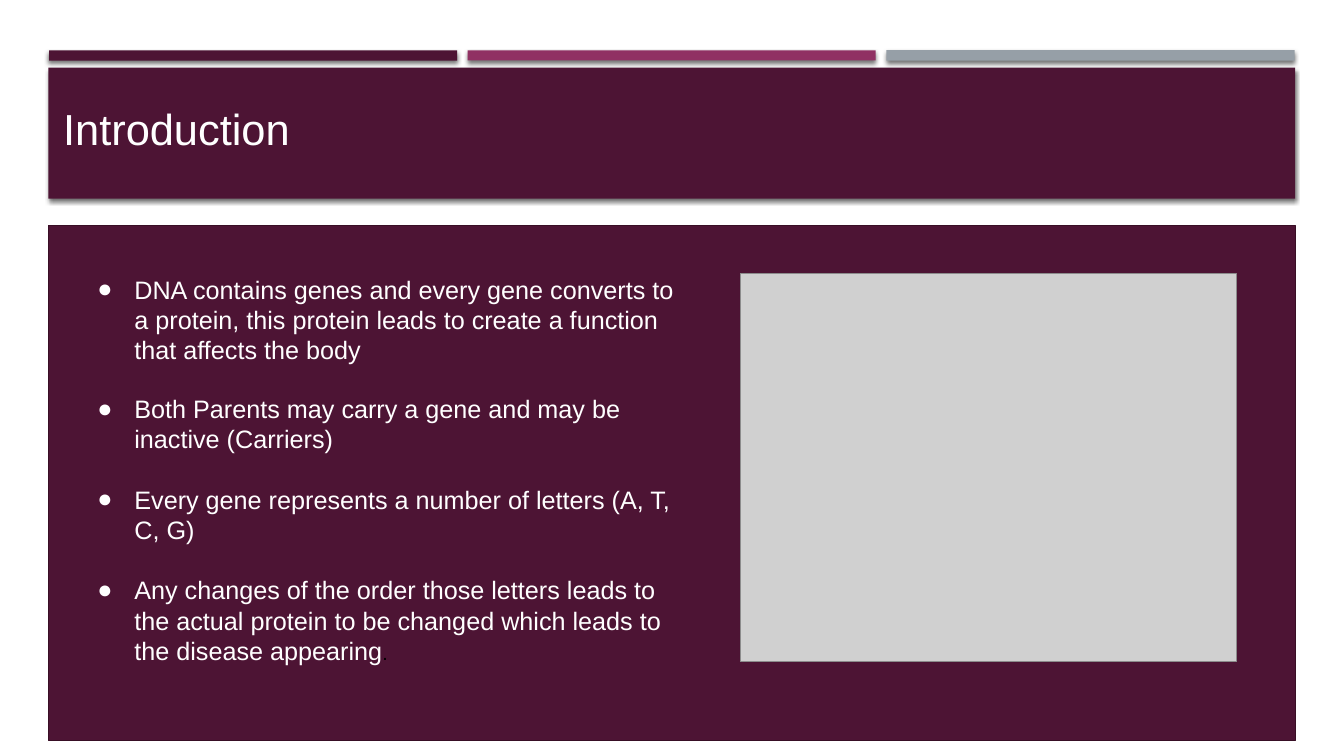
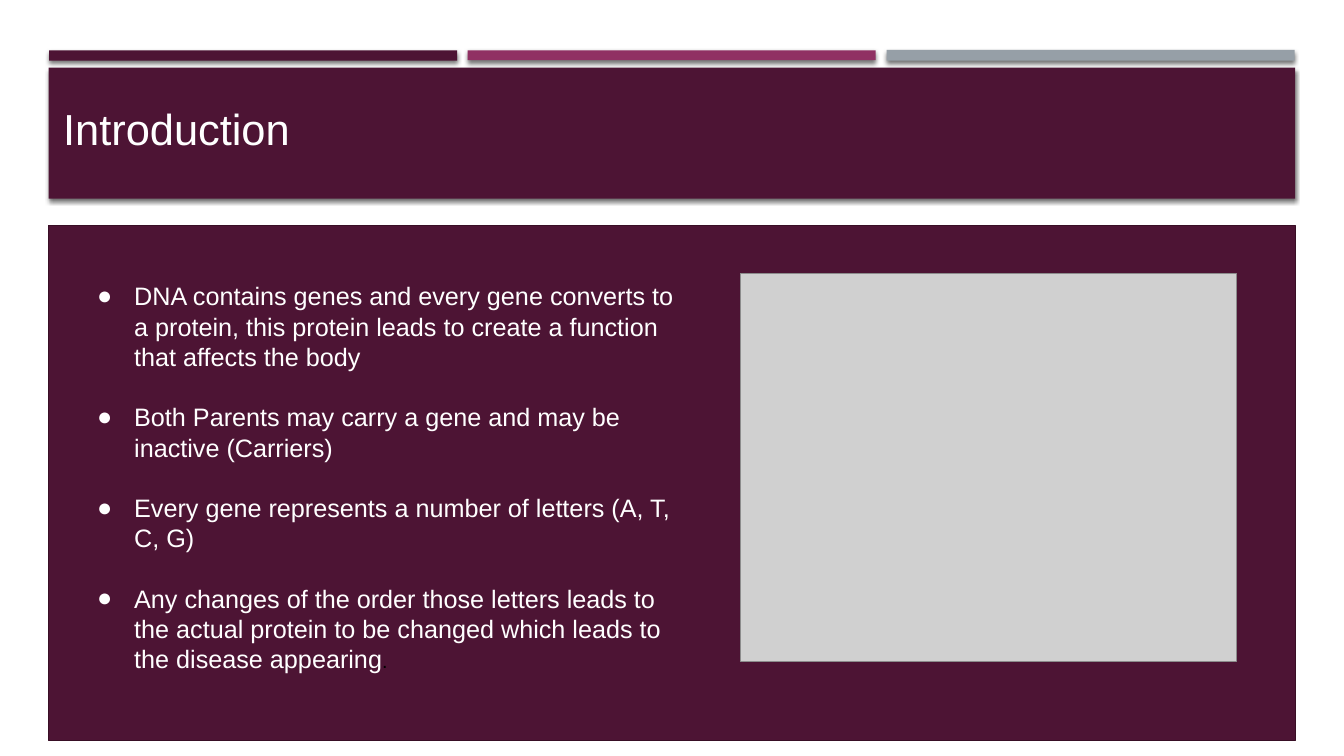
Before and after one commit to YoussifAssem/Genatac, a slide deck: slide 3 of E-Genetics/Proposal/genetics(2).pptx. Drawn at 1344x756 pixels with LibreOffice and Linux fonts; fonts in the diff are those of the drawing; grey boxes stand for pictures. Boxes give left, top, right and bottom in pixels: in the first picture for what was removed or moved away, otherwise in the second. Text is boxed around its words. In the diff, an @@ line names an element or a change of style, - is before the commit and + after.

```diff
--- a/E-Genetics/Proposal/genetics(2).pptx
+++ b/E-Genetics/Proposal/genetics(2).pptx
@@ rectangle at (48,226,1296,741): outline #380E25 0.75 pt to #380E25 0.74 pt @@
@@ text "DNA contains genes and every ...": place and size @@
-text "DNA contains genes and every ..." at (134,280,673,666)
+text "DNA contains genes and every ..." at (134,286,673,674)
```
Also in this commit, not shown: 18 other slides changed.
